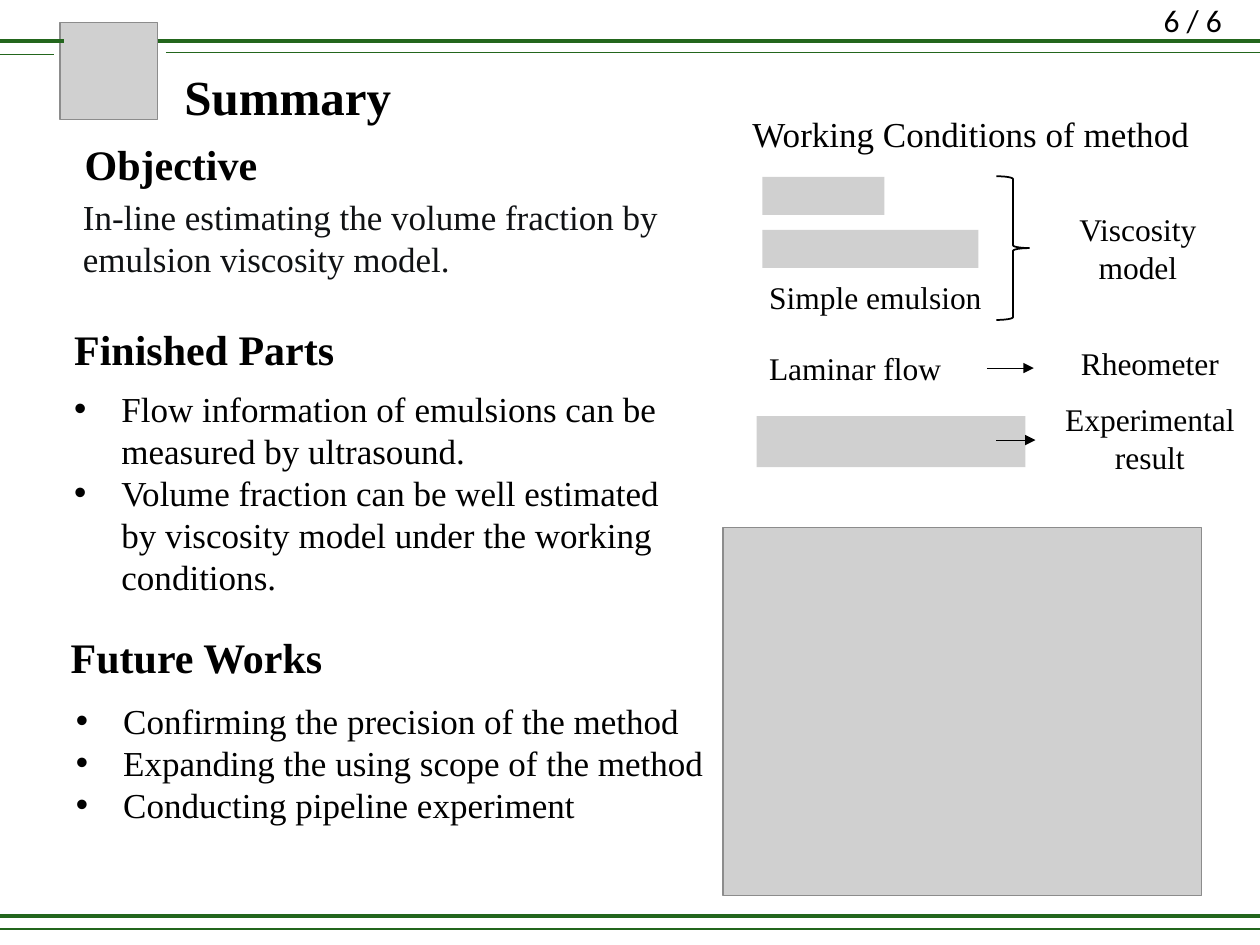
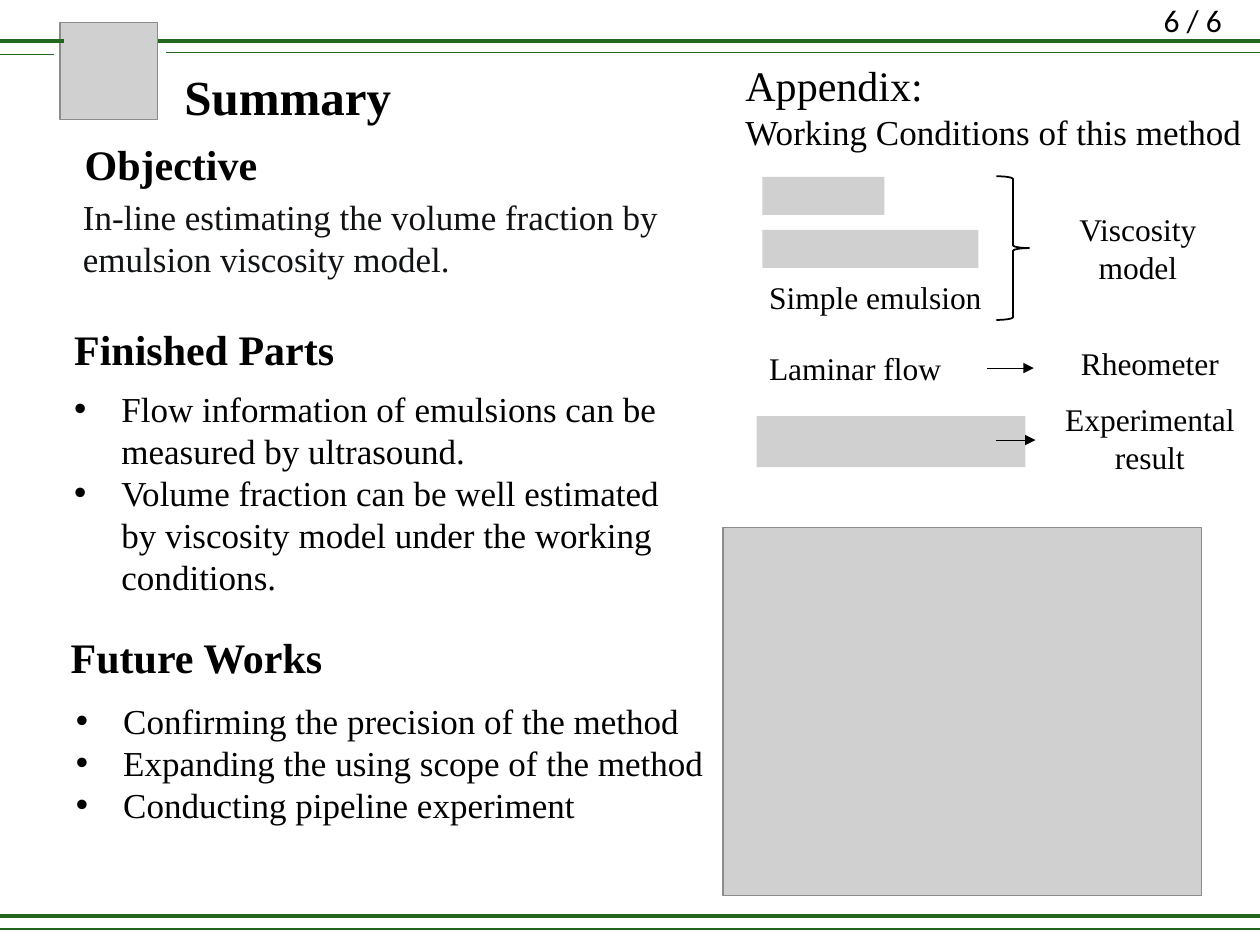
Before and after one commit to lirifuzui/UVPReader, a slide deck: slide 7 of RM_01.pptx. Drawn at 1260x945 pixels with LibreOffice and Linux fonts; fonts in the diff are those of the drawing; grey boxes stand for pictures. Boxes give left, top, right and bottom in pixels: in the first picture for what was removed or moved away, otherwise in the second. Text is boxed around its words. In the diff, an @@ line names an element or a change of style, - is before the commit and + after.

```diff
--- a/RM_01.pptx
+++ b/RM_01.pptx
@@ text at bbox=[745, 72, 1241, 152]: text changed @@
-Working Conditions of method
+Appendix:
+Working Conditions of this method
```
Also in this commit, not shown: 1 other file.
